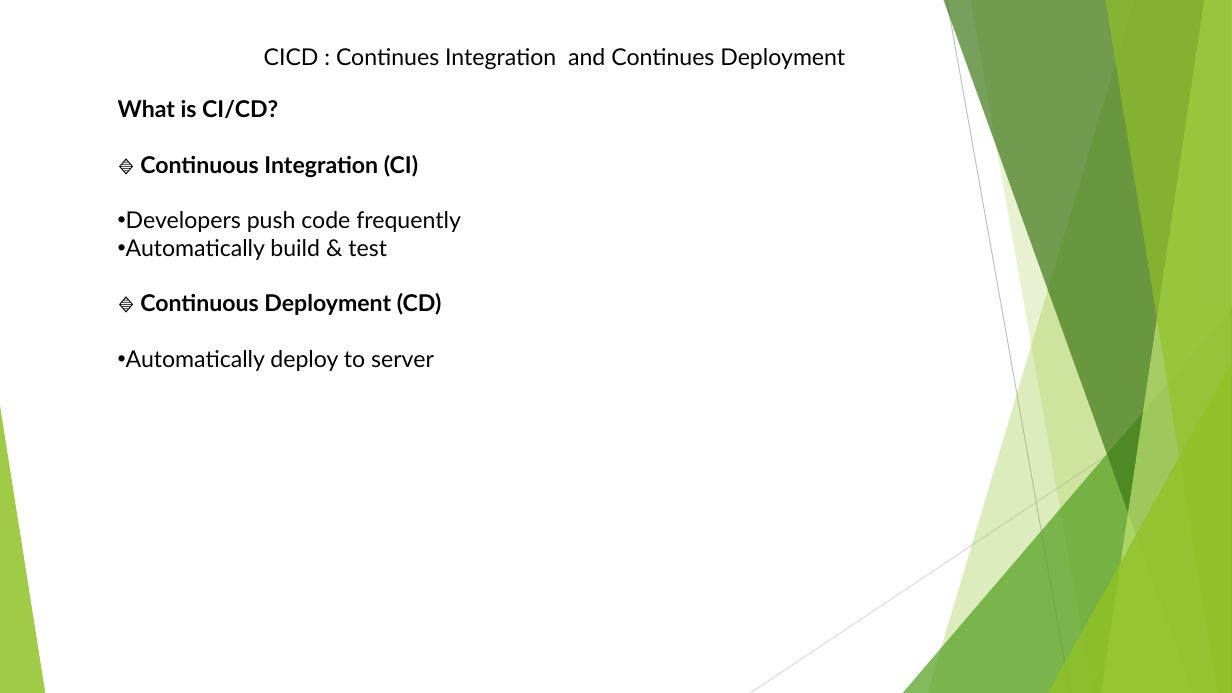
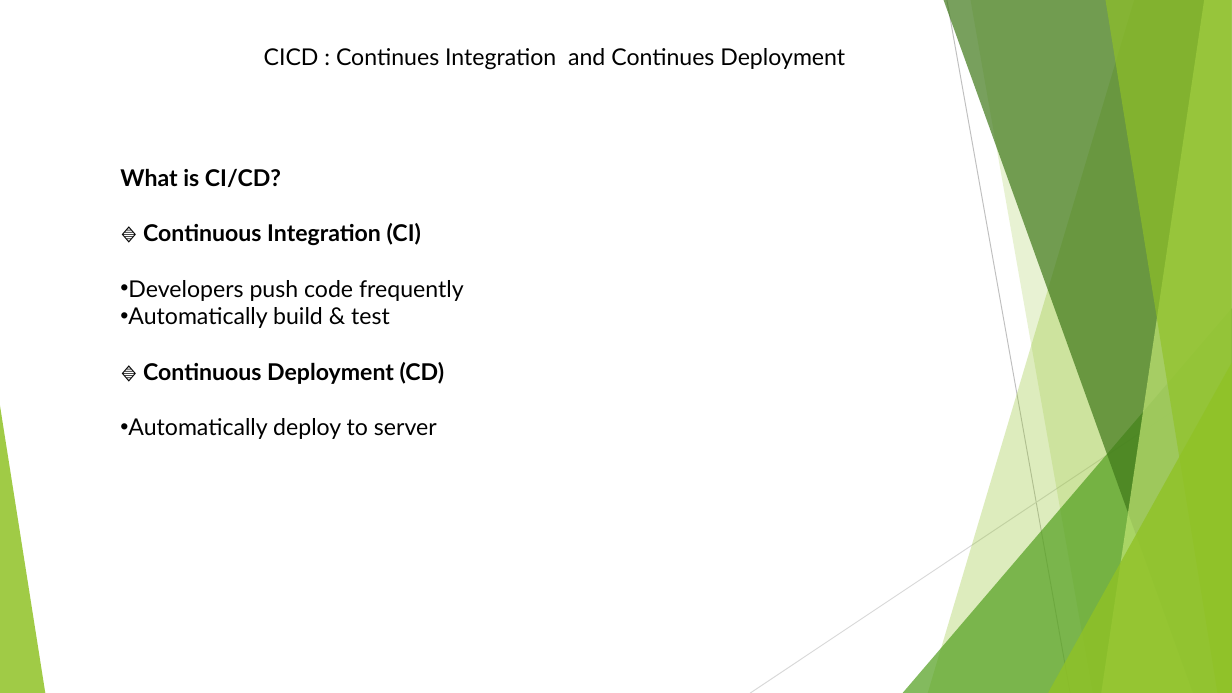
Before and after one commit to Mephist0phele/DevOps-Prep, a slide deck: slide 11 of DevOps PPT.pptx (slide 10 before the commit). Drawn at 1232x693 pixels with LibreOffice and Linux fonts; fonts in the diff are those of the drawing. Boxes give left, top, right and bottom in pixels: in the first picture for what was removed or moved away, otherwise in the second. Text is boxed around its words. In the diff, an @@ line names an element or a change of style, - is before the commit and + after.

```diff
--- a/DevOps PPT.pptx
+++ b/DevOps PPT.pptx
@@ text "What is CI/CD?": place and size @@
-text "What is CI/CD?" at bbox=[118, 99, 461, 371]
+text "What is CI/CD?" at bbox=[120, 168, 464, 439]
```
Also in this commit, not shown: 5 other slides changed, 6 slides added, 1 slide removed.
